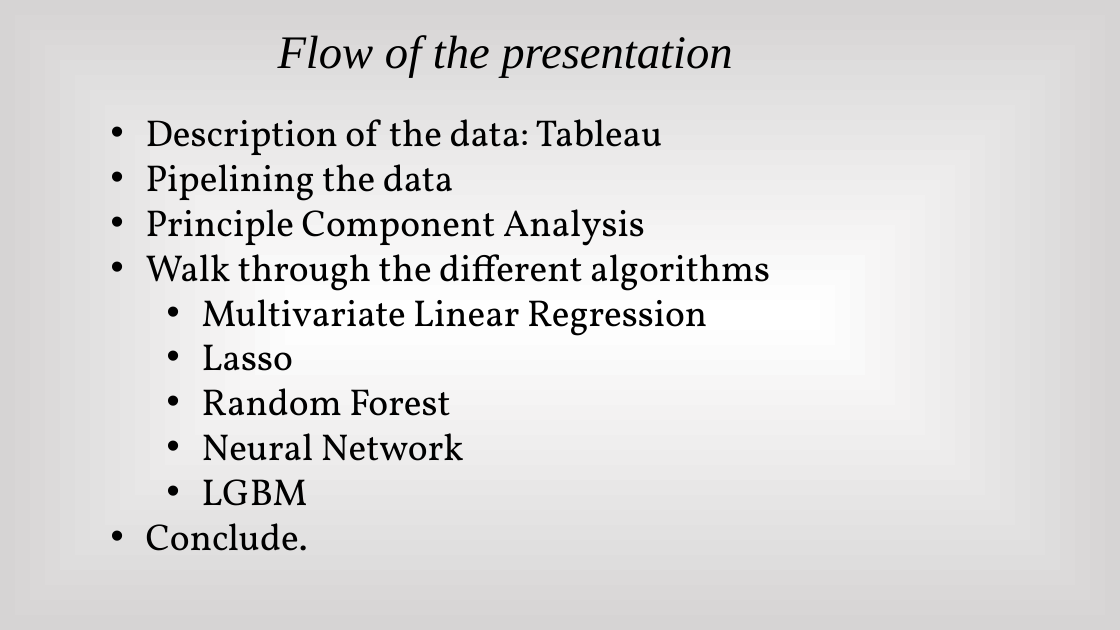
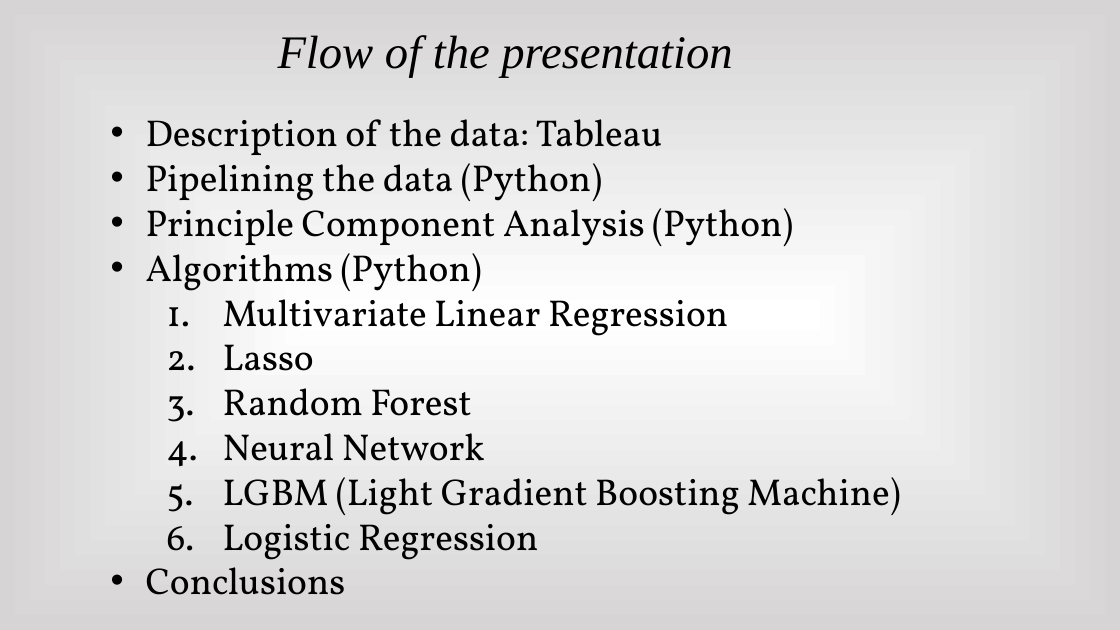
Before and after one commit to Jonheston/final_project, a slide deck: slide 4 of Final Presentation.pptx. Drawn at 1120x630 pixels with LibreOffice and Linux fonts; fonts in the diff are those of the drawing. Boxes give left, top, right and bottom in pixels: in the first picture for what was removed or moved away, otherwise in the second. Text is boxed around its words. In the diff, an @@ line names an element or a change of style, - is before the commit and + after.

Commit message:
29

```diff
--- a/Final Presentation.pptx
+++ b/Final Presentation.pptx
@@ text at [146,163,793,291]: text changed @@
-• Pipelining the data
-• Principle Component Analysis
-• Walk through the different algorithms
+• Pipelining the data (Python)
+• Principle Component Analysis (Python)
+• Algorithms (Python)
@@ text at [223,290,728,461]: bullet • to 1. @@
@@ text at [146,477,900,595]: text changed @@
-  • LGBM
-• Conclude.
+  5. LGBM (Light Gradient Boosting Machine)
+  6. Logistic Regression
+• Conclusions
```
Also in this commit, not shown: 3 other slides changed, 9 slides added, 1 slide removed.
